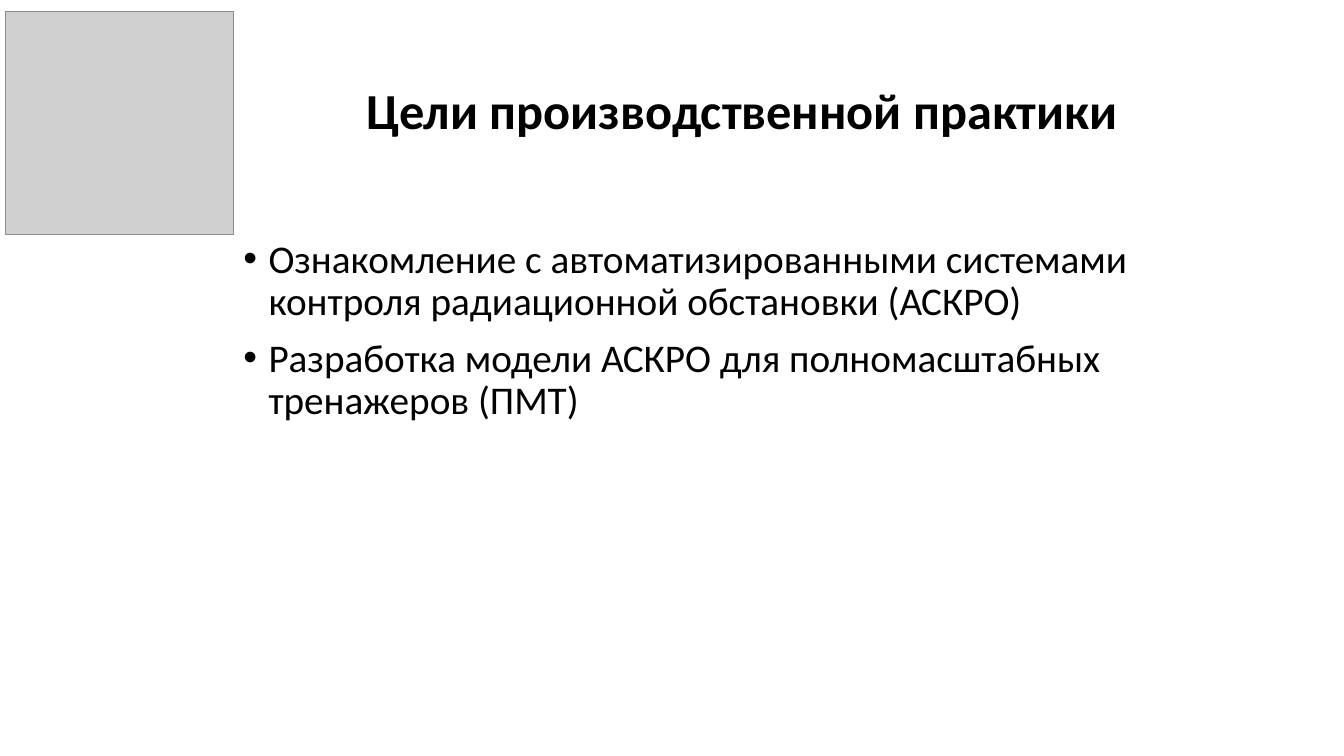
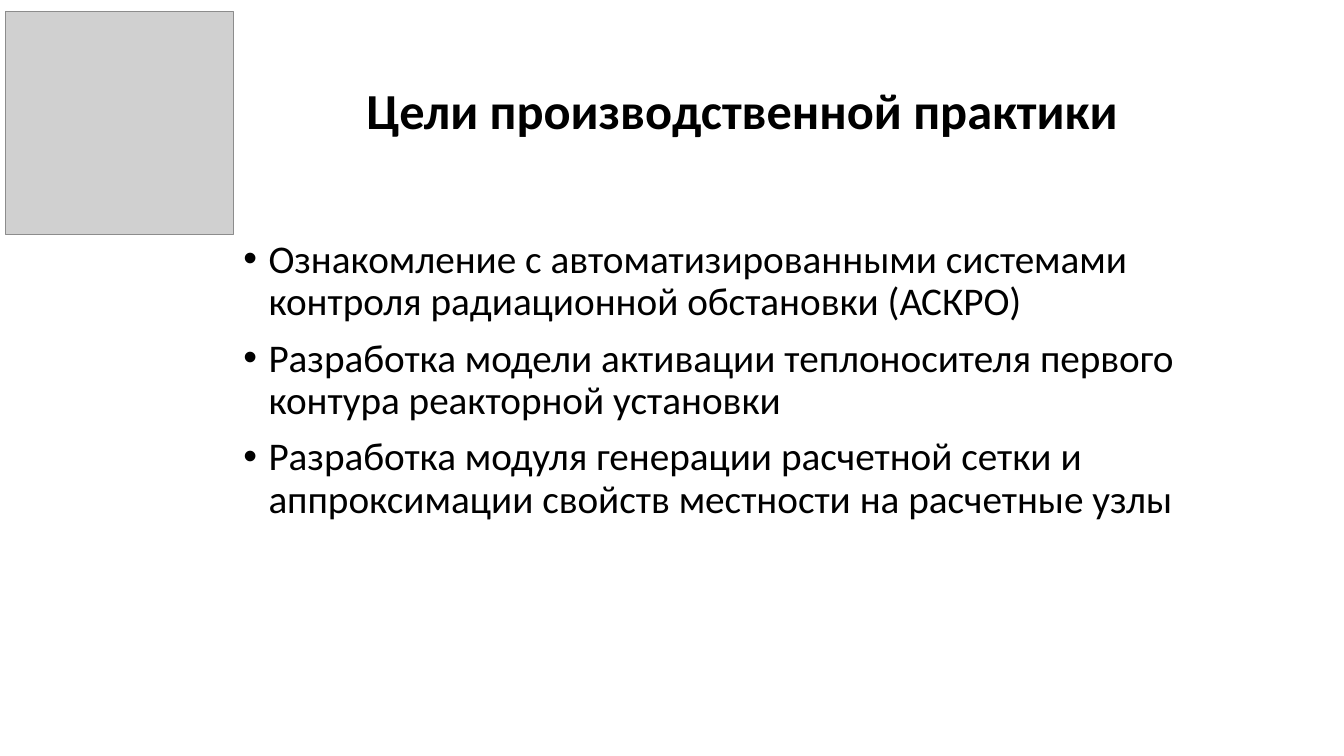
Before and after one commit to GolovPavel/diploma_golov, a slide deck: slide 2 of practice/presentation/practice.pptx. Drawn at 1344x756 pixels with LibreOffice and Linux fonts; fonts in the diff are those of the drawing; grey boxes stand for pictures. Boxes give left, top, right and bottom in pixels: in the first picture for what was removed or moved away, otherwise in the second. Text is boxed around its words. In the diff, an @@ line names an element or a change of style, - is before the commit and + after.

Commit message:
Presentation fix

```diff
--- a/practice/presentation/practice.pptx
+++ b/practice/presentation/practice.pptx
@@ text at [269, 345, 1174, 520]: text changed @@
-• Разработка модели АСКРО для полномасштабных тренажеров (ПМТ)
+• Разработка модели активации теплоносителя первого контура реакторной установки
+• Разработка модуля генерации расчетной сетки и аппроксимации свойств местности на расчетные узлы
```
Also in this commit, not shown: 1 other slide changed, 2 other files.
